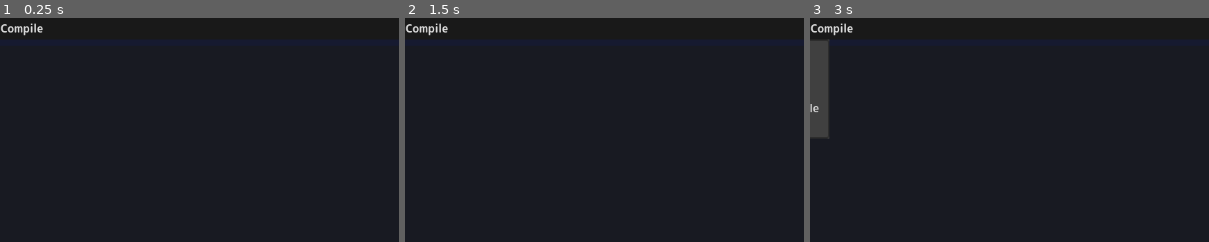
Above: before the commit, frames 1-3 (left to right).
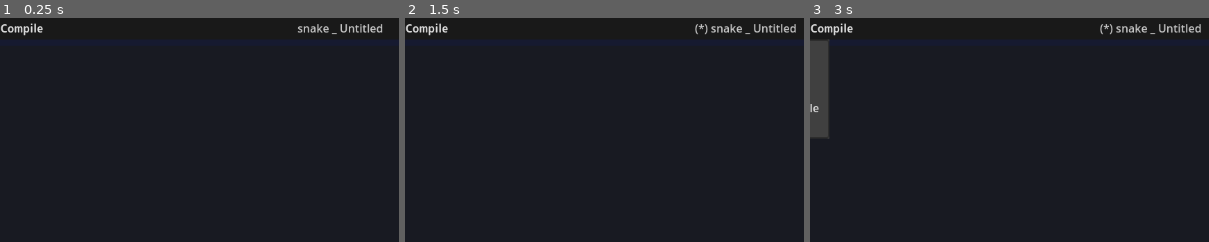
Above: after the commit, the same moments.

Repository: Yanis-mnh/Snake-compiler
Game: Godot game, scene res://scean/editeur/editeur_text.tscn
Same seed, same stepped clock (60 frames per second), same inputs: the game is played once before the commit and once after it.
Inputs (mouse positions are % of the whole screen's width and height, from its top left):
- Up to frame 1 (0.25 s): no input
- Up to frame 2 (1.5 s): click (50, 52) at 0.52 s; type "Alex" at 0.6 s; click (91, 2) at 1.25 s
- Up to frame 3 (3 s): click (94, 2) at 2 s; click "File" at 2.75 s
The pictures show only the part of the screen within x 7-57%, y 0-50%; the shares and areas given below are measured in that part.

The runs differ from the first frame. In frame 1, 0.4% of the frame differs, in the area x 74-96%, y 2-8%; in frame 2, 0.5%, in the area x 72-98%, y 2-8%; in frame 3, 0.5%.

Commit message:
fixing UI and UX

Diff:
--- a/scean/editeur/editeur_text.gd
+++ b/scean/editeur/editeur_text.gd
@@ -18,6 +18,8 @@
 @onready var save_file_window = $SaveFileWindow
 @onready var menu_button_analyse = $"title bar/MenuBar/HBoxContainer/MenuButtonAnalyse"
 @onready var text_edit = $TextEdit
+@onready var title = $"title bar/title"
+
 
 var app_name = "snake"
 var current_file = "Untitled"
@@ -31,7 +33,7 @@
 
 
 func update_window_name():
-	DisplayServer.window_set_title(app_name +" _ "+ current_file)
+	title.text = app_name +" _ "+ current_file
 
 
 #les option de l'analyseur
--- a/scean/editeur/editeur_text.tscn
+++ b/scean/editeur/editeur_text.tscn
@@ -147,6 +147,20 @@
 popup/item_2/text = "analyse semantique"
 popup/item_2/id = 2
 
+[node name="title" type="Label" parent="title bar"]
+layout_mode = 1
+anchors_preset = 5
+anchor_left = 0.5
+anchor_right = 0.5
+offset_left = -23.0
+offset_right = 23.0
+offset_bottom = 30.0
+grow_horizontal = 2
+theme_override_colors/font_color = Color(0.776471, 0.776471, 0.776471, 1)
+text = "snake"
+horizontal_alignment = 1
+vertical_alignment = 1
+
 [node name="TextEdit" type="TextEdit" parent="."]
 layout_mode = 1
 anchors_preset = 15
